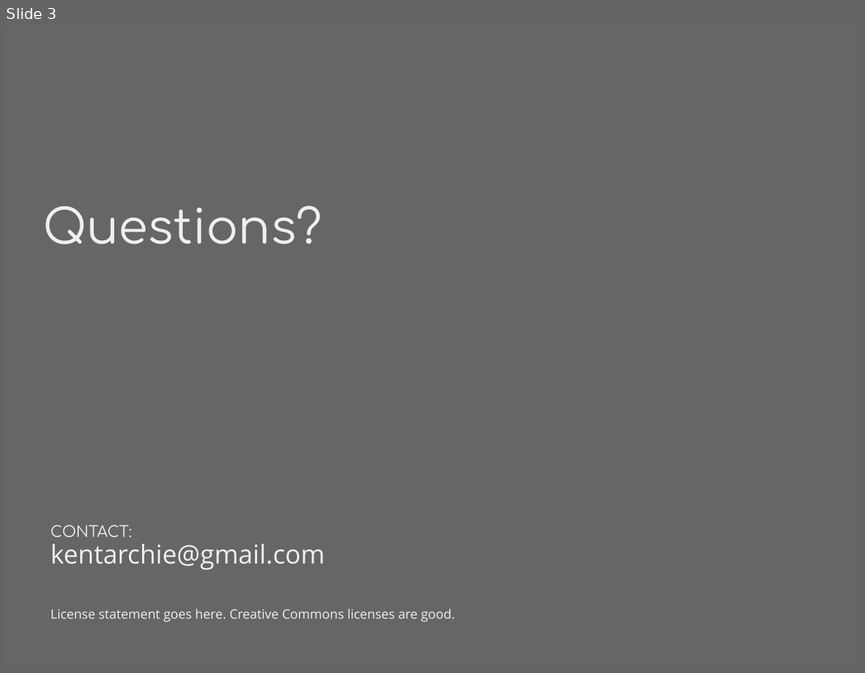
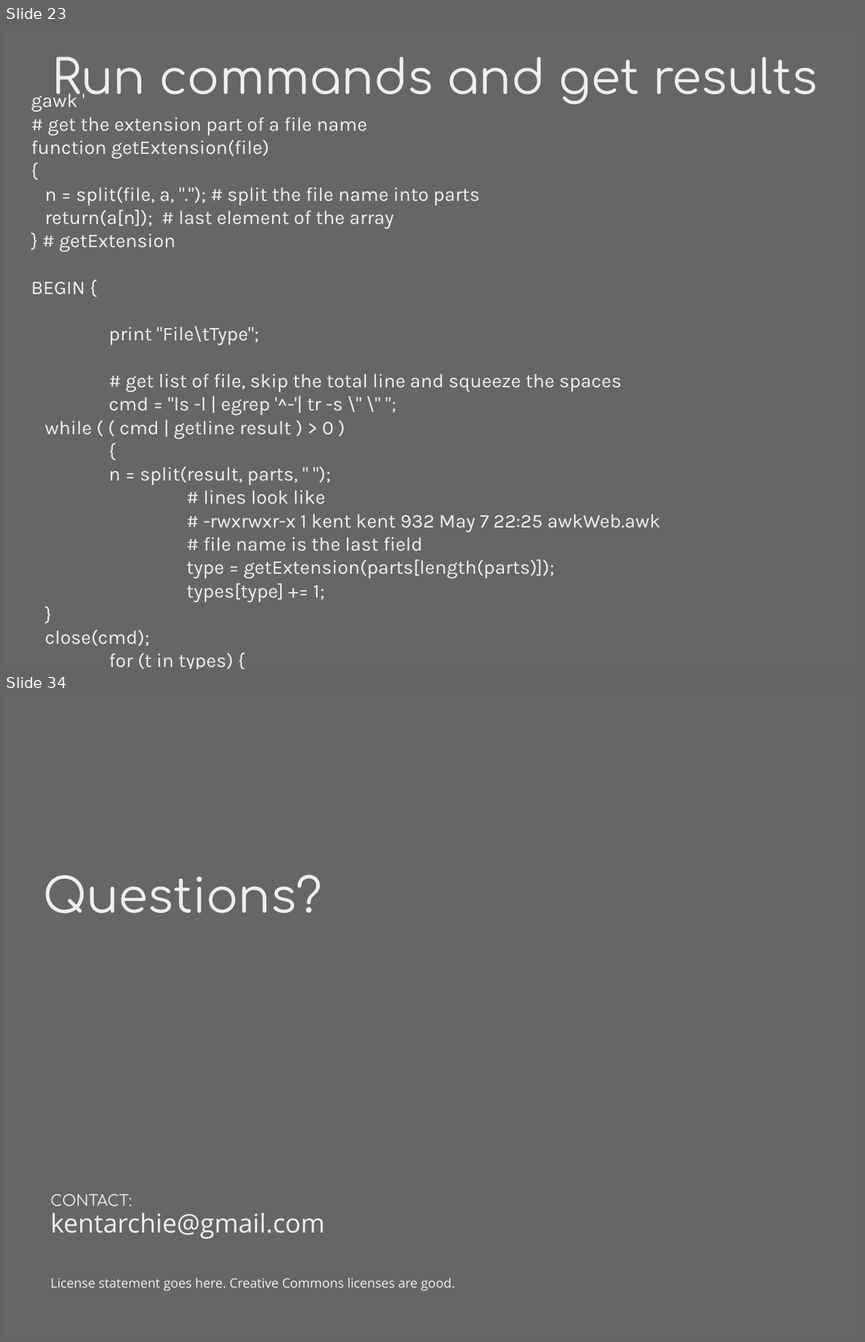
Before and after one commit to kentarchie/three-languages-talk, a slide deck: Slides/ThreeLanguages.odp. Shown one above the other, each under a label of ours: slide 3 before the commit, slides 23 and 34 after it; the slides between them are not shown. The pictures are 865x673 and 865x1342 pixels, drawn with LibreOffice and Linux fonts; fonts in the diff are those of the drawing. Boxes give left, top, right and bottom in pixels: in the first picture for what was removed or moved away, otherwise in the second. Text is boxed around its words. In the diff, an @@ line names an element or a change of style, - is before the commit and + after.

Commit message:
finished awk code and slides

```diff
--- a/Slides/ThreeLanguages.odp
+++ b/Slides/ThreeLanguages.odp
@@ slide 23 added at (4,26,861,669), background #666666 @@
@@ title added at (52,57,818,106), 44 pt, text #EEEFF0 @@
+Run commands and get results
@@ text added at (31,89,660,669), 18 pt, text #EEEFF0 @@
+gawk '
+# get the extension part of a file name
+function getExtension(file)
+{
+n = split(file, a, "."); # split the file name into parts
+return(a[n]); # last element of the array
+} # getExtension
+BEGIN {
+print "File\tType";
+# get list of file, skip the total line and squeeze the spaces
+cmd = "ls -l | egrep '^-'| tr -s \" \" ";
+while ( ( cmd | getline result ) > 0 )
+{
+n = split(result, parts, " ");
+# lines look like
+# -rwxrwxr-x 1 kent kent 932 May 7 22:25 awkWeb.awk
+# file name is the last field
+type = getExtension(parts[length(parts)]);
+types[type] += 1;
+}
+close(cmd);
+for (t in types) {
+printf("%s\t%d\n", t,types[t]);
+}
+print " - DONE -"
+}
+'
@@ what was slide 3 is now slide 34 @@
```
Also in this commit, not shown: 30 other slides added, 15 other files.
